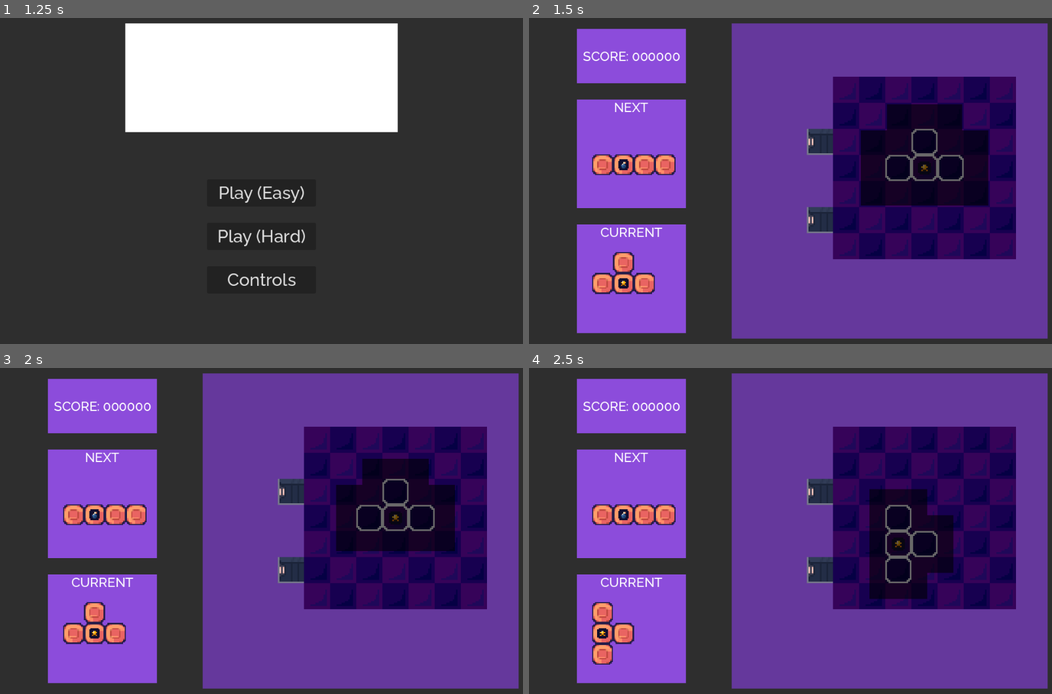
Above: before the commit, frames 1-4 (two rows, left to right).
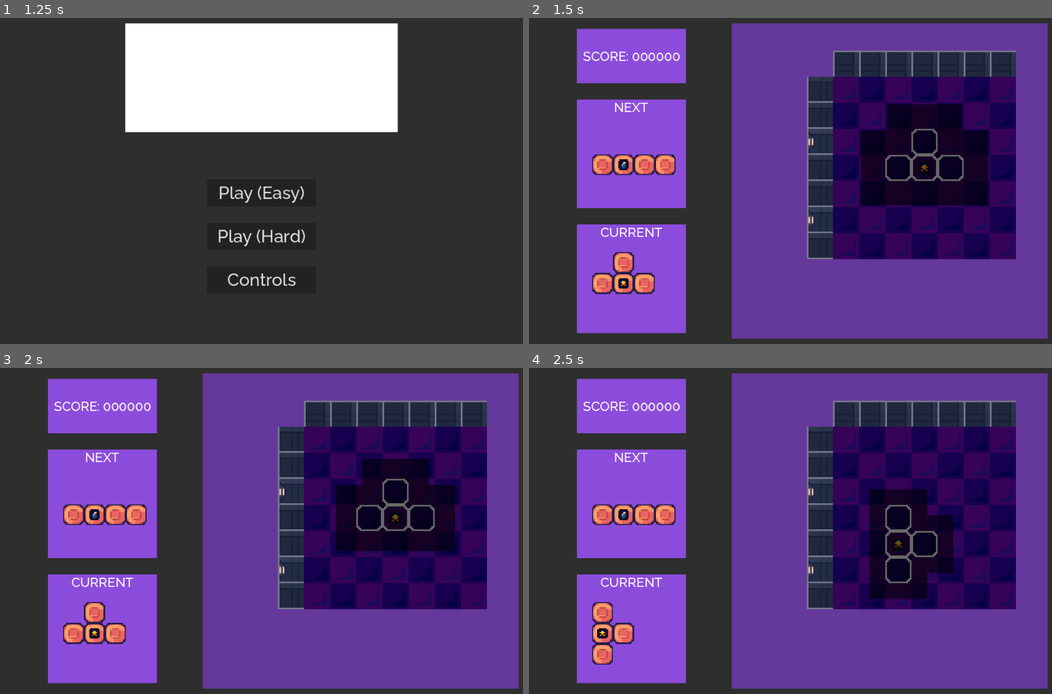
Above: after the commit, the same moments.

Repository: ijzm/LDJAM54
Game: Godot game, scene res://Levels/TSC.tscn
The game is run twice, just before and just after one commit, with the same random seed, the same clock (stepped at 60 frames per second) and the same inputs. Sound files missing from this copy of the repository are replaced by a short silence.
Inputs (mouse positions are in pixels of both pictures, inside the frame that each line leads up to):
- Up to frame 1 (1.25 s): tap Enter at 0.5 s; move the mouse to (376, 164) at 0.52 s; hold D (Move_Right) from 0.53 s (still down); hold Z (Move_Drop) from 0.53 s (still down); click (376, 164) at 0.67 s
- Up to frame 2 (1.5 s): release D (Move_Right) at 1.25 s; release Z (Move_Drop) at 1.25 s; click "Play (Easy)" at 1.25 s
- Up to frame 3 (2 s): no input
- Up to frame 4 (2.5 s): move the mouse to (685, 547) at 2.02 s; hold S (Move_Down) from 2.03 s (still down); tap Space (Move_Rotate_Clockwise) at 2.1 s

Frame 1 is identical in both runs. In frame 2, 4.9% of the frame differs, in the area x 53-94%, y 10-74%; in frame 3, 4.9%; in frame 4, 4.9%.

Commit message:
Added No Laser Tile

Diff:
--- /dev/null
+++ b/Prefabs/No_Laser_Tile.tscn
@@ -0,0 +1,7 @@
+[gd_scene load_steps=2 format=3 uid="uid://bsqwo1ievyjbg"]
+
+[ext_resource type="Texture2D" uid="uid://d0k0i63f30ss0" path="res://Graphics/No_laser_tile.png" id="1_312ax"]
+
+[node name="NoLaserTile" type="Sprite2D"]
+position = Vector2(288, 498)
+texture = ExtResource("1_312ax")
--- a/Scripts/Game_Manager.gd
+++ b/Scripts/Game_Manager.gd
@@ -297,6 +297,26 @@
 		board.height * Globals.SIZE.y
 	))
 
+	for i in range(board.width):
+		init_no_laser("v", i)
+
+	for i in range(board.height):
+		init_no_laser("h", i)
+
+func init_no_laser(dir, pos):
+	var no_laser_tile_instance = Globals.no_laser_tile_ps.instantiate()
+	board.add_child(no_laser_tile_instance)
+
+	if dir == "h":
+		no_laser_tile_instance.set_position(
+			Vector2(-1, pos) * Globals.SIZE
+		)
+	else:
+		no_laser_tile_instance.set_position(
+			Vector2(pos, -1) * Globals.SIZE
+		)
+		no_laser_tile_instance.set_rotation(PI / 2)
+
 func init_timer():
 	timer.connect("timeout", force_drop)
 	timer.wait_time = Globals.FALL_TIME
--- a/Scripts/Globals.gd
+++ b/Scripts/Globals.gd
@@ -60,6 +60,7 @@
 var bomb_explosion_ps:       PackedScene = preload("res://Prefabs/Bomb_Explosion.tscn")
 var laser_bullet_ps:         PackedScene = preload("res://Prefabs/Laser_Bullet.tscn")
 var current_piece_shadow_ps: PackedScene = preload("res://Prefabs/Current_Piece_Shadow.tscn")
+var no_laser_tile_ps:        PackedScene = preload("res://Prefabs/No_Laser_Tile.tscn")
 
 var powerups_ps = {
 	"p": preload("res://Prefabs/Powerup_Points.tscn"),
Binary file added: Graphics/No_Laser_Tile.png
Not shown, added: Graphics/No_Laser_Tile.png.import
